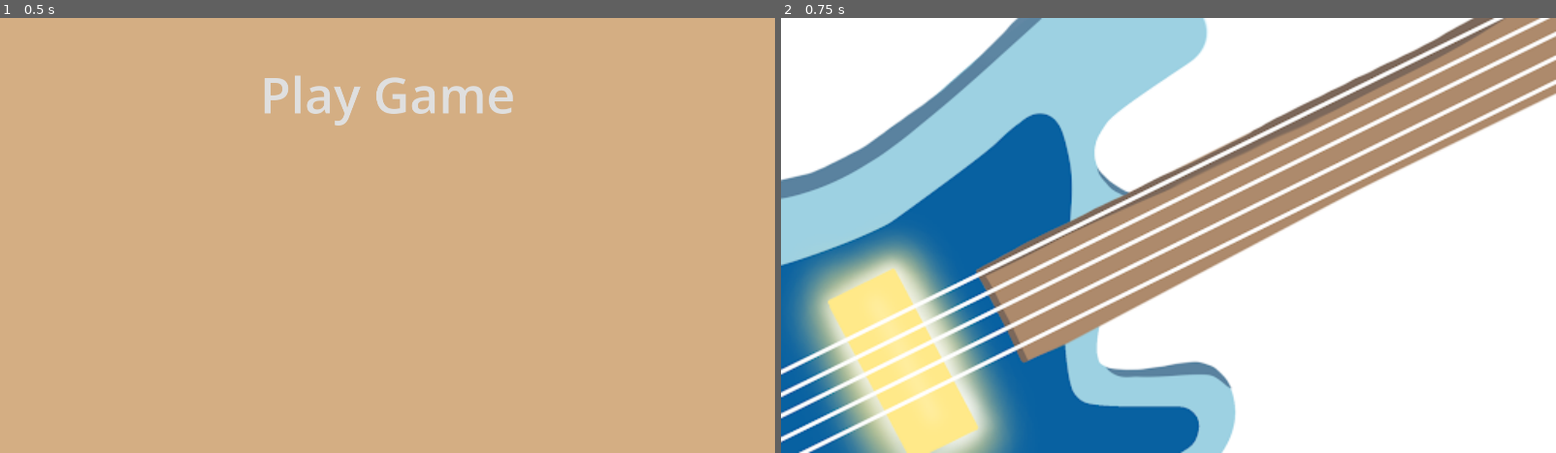
Above: before the commit, frames 1-2 (left to right).
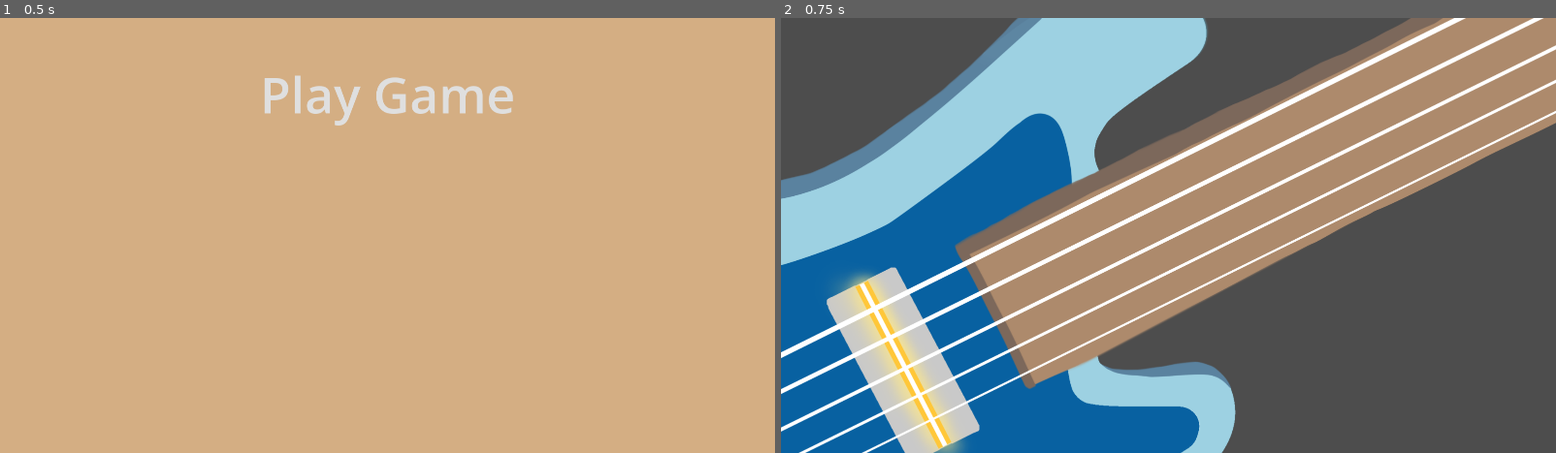
Above: after the commit, the same moments.

Repository: cdyvig/mudsockhackathon2026
Game: Godot game, scene res://Menus/MainMenu.tscn
Two runs of this game, one before a commit and one after it. Both use one fixed random seed, a clock stepped at 60 frames per second and the inputs below.
Inputs:
- Up to frame 1 (0.5 s): no input
- Up to frame 2 (0.75 s): click "Play Game" at 0.5 s

Frame 1 is identical in both runs. In frame 2, 65% of the frame differs, in the area x 0-100%, y 0-100%.

Commit message:
Created the base for all the levels

Diff:
--- a/hackathon/Levels/Level 1/Level 1.tscn
+++ b/hackathon/Levels/Level 1/Level 1.tscn
@@ -1,60 +1,117 @@
 [gd_scene format=3 uid="uid://ctp2vra80ohjm"]
 
-[ext_resource type="Texture2D" uid="uid://clihn8oi3ifju" path="res://Levels/Level 1/Guitar BBB.png" id="1_jhvdf"]
+[ext_resource type="Texture2D" uid="uid://dg8abllqywpmq" path="res://Guitar/guitar_base.PNG" id="2_qo688"]
+[ext_resource type="Texture2D" uid="uid://dfq51a6pt5y1k" path="res://Guitar/B_string.PNG" id="3_es52h"]
+[ext_resource type="AudioStream" uid="uid://bp6qf4qwtoo8b" path="res://Music/test_tutorial2.mp3" id="3_pdyvf"]
+[ext_resource type="Texture2D" uid="uid://dtwfhlvcr14lu" path="res://Guitar/E_string.PNG" id="4_ya4yr"]
+[ext_resource type="Texture2D" uid="uid://cdtt8xf2hin0" path="res://Guitar/A_string.PNG" id="5_oyp2h"]
+[ext_resource type="Texture2D" uid="uid://boga4rcrh1262" path="res://Guitar/D_string.PNG" id="6_vl0ly"]
+[ext_resource type="Texture2D" uid="uid://cwm2xtftv41xu" path="res://Guitar/G_string.PNG" id="7_37cix"]
 
 [sub_resource type="Curve2D" id="Curve2D_jhvdf"]
 _data = {
-"points": PackedVector2Array(0, 0, 0, 0, 1781, -2, 0, 0, 0, 0, 1, 878)
+"points": PackedVector2Array(0, 0, 0, 0, 1697.4318, -3.0476167, 0, 0, 0, 0, -66.85446, 875.8093)
 }
 point_count = 2
 
+[sub_resource type="RectangleShape2D" id="RectangleShape2D_c2j31"]
+
 [sub_resource type="Curve2D" id="Curve2D_5m51o"]
 _data = {
-"points": PackedVector2Array(0, 0, 0, 0, 1894, 1, 0, 0, 0, 0, -1, 937)
+"points": PackedVector2Array(0, 0, 0, 0, 1879, -1, 0, 0, 0, 0, -2, 928)
 }
 point_count = 2
 
 [sub_resource type="Curve2D" id="Curve2D_i454g"]
 _data = {
-"points": PackedVector2Array(0, 0, 0, 0, 1931, 33, 0, 0, 0, 0, -2, 989)
+"points": PackedVector2Array(0, 0, 0, 0, 1922, 71, 0, 0, 0, 0, 0, 1022)
 }
 point_count = 2
 
 [sub_resource type="Curve2D" id="Curve2D_pdyvf"]
 _data = {
-"points": PackedVector2Array(0, 0, 0, 0, 1925, 96, 0, 0, 0, 0, -3, 1051)
+"points": PackedVector2Array(0, 0, 0, 0, 1920, 157, 0, 0, 0, 0, 51, 1080)
 }
 point_count = 2
 
 [sub_resource type="Curve2D" id="Curve2D_c2j31"]
 _data = {
-"points": PackedVector2Array(0, 0, 0, 0, 1928, 155, 0, 0, 0, 0, 54, 1080)
+"points": PackedVector2Array(0, 0, 0, 0, 1920, 234, 0, 0, 0, 0, 207, 1080)
 }
 point_count = 2
 
-[node name="Level1" type="Node2D" unique_id=523294324]
+[node name="Levels" type="Node2D" unique_id=523294324]
 
-[node name="TextureRect" type="TextureRect" parent="." unique_id=85126737]
+[node name="LevelBase" type="Node2D" parent="." unique_id=1487712184]
+
+[node name="GuitarBase" type="TextureRect" parent="LevelBase" unique_id=85126737]
 offset_right = 1920.0
 offset_bottom = 1080.0
-texture = ExtResource("1_jhvdf")
+texture = ExtResource("2_qo688")
 
-[node name="BString" type="Path2D" parent="." unique_id=729534429]
+[node name="BString" type="Path2D" parent="LevelBase" unique_id=729534429]
+position = Vector2(64.00001, 2.9999995)
+scale = Vector2(0.9573034, 0.95454556)
 curve = SubResource("Curve2D_jhvdf")
 
-[node name="EString" type="Path2D" parent="." unique_id=1042125965]
+[node name="PathFollow2D" type="PathFollow2D" parent="LevelBase/BString" unique_id=495033197]
+position = Vector2(-66.85447, 875.8094)
+rotation = 2.6794362
+progress = 1971.0646
+
+[node name="Area2D" type="Area2D" parent="LevelBase/BString/PathFollow2D" unique_id=1063494002]
+
+[node name="CollisionShape2D" type="CollisionShape2D" parent="LevelBase/BString/PathFollow2D/Area2D" unique_id=1214090968]
+scale = Vector2(3, 3)
+shape = SubResource("RectangleShape2D_c2j31")
+
+[node name="BStr" type="TextureRect" parent="LevelBase/BString" unique_id=1252705614]
+offset_left = -66.85446
+offset_top = -3.0476167
+offset_right = 1924.1338
+offset_bottom = 1128.2855
+texture = ExtResource("3_es52h")
+
+[node name="EString" type="Path2D" parent="LevelBase" unique_id=1042125965]
 curve = SubResource("Curve2D_5m51o")
 
-[node name="AString" type="Path2D" parent="." unique_id=336530230]
+[node name="EStr" type="TextureRect" parent="LevelBase/EString" unique_id=1631306575]
+offset_right = 1920.0
+offset_bottom = 1080.0
+texture = ExtResource("4_ya4yr")
+
+[node name="AString" type="Path2D" parent="LevelBase" unique_id=336530230]
 curve = SubResource("Curve2D_i454g")
 
-[node name="DString" type="Path2D" parent="." unique_id=1453732659]
+[node name="AStr" type="TextureRect" parent="LevelBase/AString" unique_id=343223685]
+offset_left = -8.0
+offset_right = 1920.0
+offset_bottom = 1085.0
+texture = ExtResource("5_oyp2h")
+
+[node name="DString" type="Path2D" parent="LevelBase" unique_id=1453732659]
 curve = SubResource("Curve2D_pdyvf")
 
-[node name="GString" type="Path2D" parent="." unique_id=507685775]
+[node name="DStr" type="TextureRect" parent="LevelBase/DString" unique_id=1909984037]
+offset_right = 1920.0
+offset_bottom = 1080.0
+texture = ExtResource("6_vl0ly")
+
+[node name="GString" type="Path2D" parent="LevelBase" unique_id=507685775]
 curve = SubResource("Curve2D_c2j31")
 
-[node name="Area2D" type="Area2D" parent="." unique_id=1663987056]
+[node name="GStr" type="TextureRect" parent="LevelBase/GString" unique_id=836439260]
+offset_right = 1920.0
+offset_bottom = 1080.0
+texture = ExtResource("7_37cix")
 
-[node name="CollisionPolygon2D" type="CollisionPolygon2D" parent="Area2D" unique_id=1164405081]
-polygon = PackedVector2Array(279, 622, 490, 1026, 326, 1100, 116, 700)
+[node name="StrumArea" type="Area2D" parent="LevelBase" unique_id=1663987056]
+
+[node name="CollisionPolygon2D" type="CollisionPolygon2D" parent="LevelBase/StrumArea" unique_id=1164405081]
+polygon = PackedVector2Array(212, 650, 421, 1054, 392, 1068, 185, 665)
+
+[node name="Level1" type="Node2D" parent="." unique_id=998625940]
+visible = false
+
+[node name="AudioStreamPlayer" type="AudioStreamPlayer" parent="Level1" unique_id=1933253156]
+stream = ExtResource("3_pdyvf")
--- /dev/null
+++ b/hackathon/Levels/Level 1/level_1.gd
@@ -0,0 +1 @@
+extends Node2D
Not shown, added: hackathon/Levels/Level 1/level_1.gd.uid
